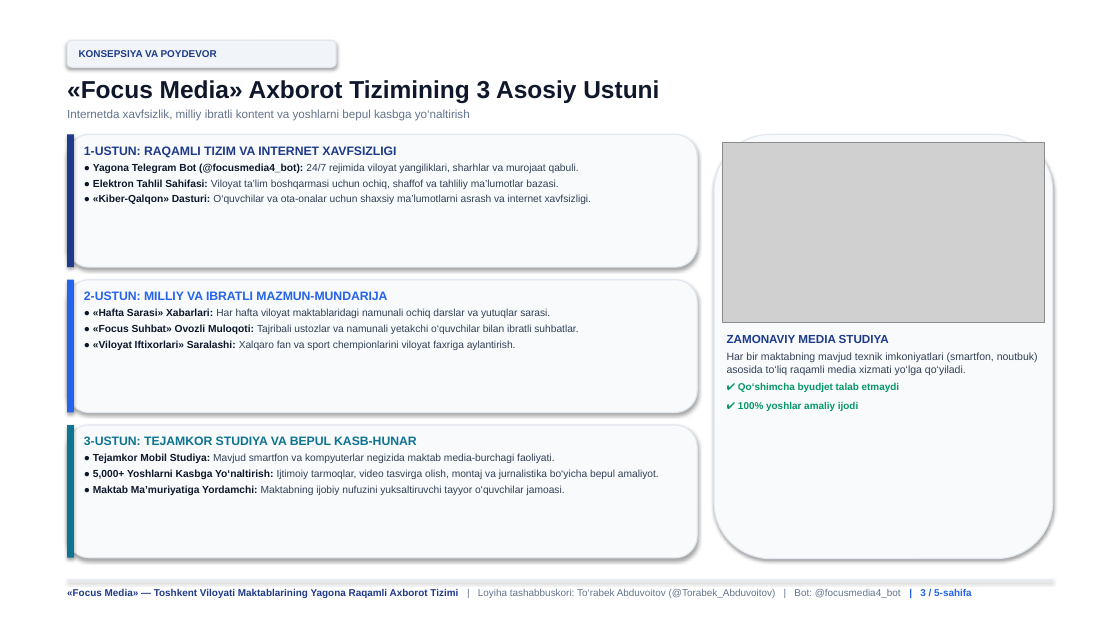
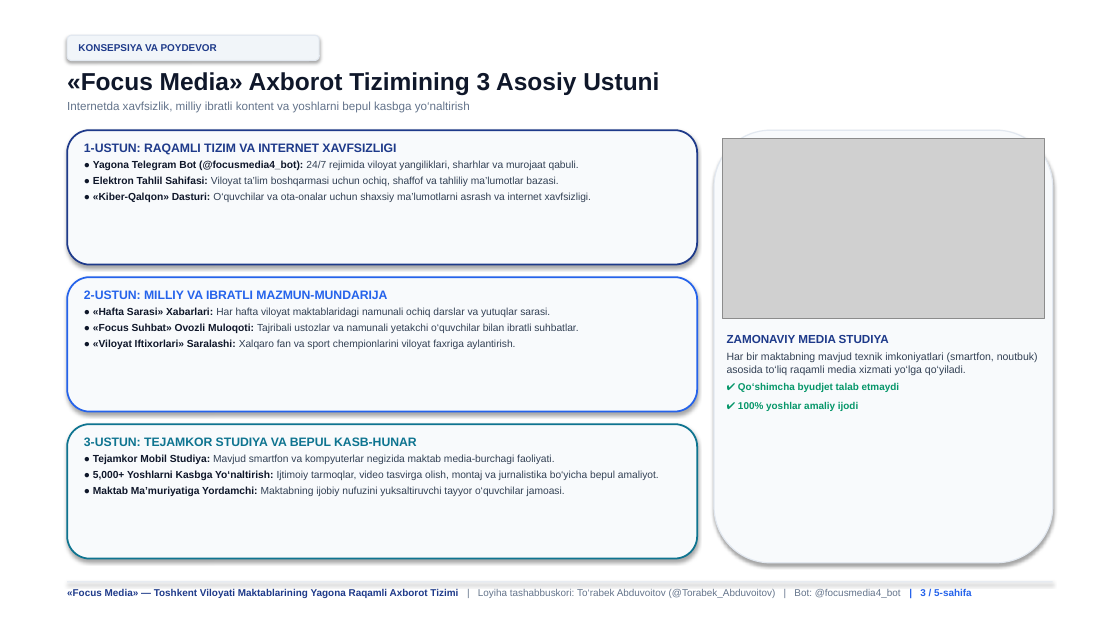
Before and after one commit to abduvoitov11/focus-media-toshkent, a slide deck: slide 3 of Focus_Media_Toshkent_Viloyati_5_Slayd.pptx. Drawn at 1120x630 pixels with LibreOffice and Linux fonts; fonts in the diff are those of the drawing; grey boxes stand for pictures. Boxes give left, top, right and bottom in pixels: in the first picture for what was removed or moved away, otherwise in the second. Text is boxed around its words. In the diff, an @@ line names an element or a change of style, - is before the commit and + after.

Commit message:
Refine: Perfect pixel alignment and pure Uzbek phrasing across presentation and web

```diff
--- a/Focus_Media_Toshkent_Viloyati_5_Slayd.pptx
+++ b/Focus_Media_Toshkent_Viloyati_5_Slayd.pptx
@@ rounded rectangle "KONSEPSIYA VA POYDEVOR": place and size @@
-rounded rectangle "KONSEPSIYA VA POYDEVOR" at bbox=[67, 40, 336, 67]
+rounded rectangle "KONSEPSIYA VA POYDEVOR" at bbox=[67, 35, 319, 60]
@@ text "«Focus Media» Axborot Tizimining 3 ...": place and size @@
-text "«Focus Media» Axborot Tizimining 3 ..." at bbox=[67, 80, 659, 121]
+text "«Focus Media» Axborot Tizimining 3 ..." at bbox=[67, 72, 659, 113]
@@ rounded rectangle: place and size @@
-rounded rectangle at bbox=[67, 134, 697, 267]
+rounded rectangle at bbox=[67, 130, 697, 265]
@@ rounded rectangle at bbox=[67, 130, 697, 265]: outline #E2E8F0 1 pt to #1E3A8A 1.5 pt @@
@@ rectangle removed at bbox=[67, 134, 74, 267] @@
@@ rounded rectangle: place and size @@
-rounded rectangle at bbox=[714, 134, 1053, 559]
+rounded rectangle at bbox=[714, 130, 1053, 563]
@@ picture: place and size @@
-picture at bbox=[723, 143, 1044, 323]
+picture at bbox=[723, 139, 1044, 318]
@@ rounded rectangle at bbox=[67, 277, 697, 412]: outline #E2E8F0 1 pt to #2563EB 1.5 pt @@
@@ rectangle removed at bbox=[67, 280, 74, 413] @@
@@ rounded rectangle at bbox=[67, 424, 697, 559]: outline #E2E8F0 1 pt to #0E7490 1.5 pt @@
@@ rectangle removed at bbox=[67, 425, 74, 558] @@
```
Also in this commit, not shown: 4 other slides changed, 2 other files.
